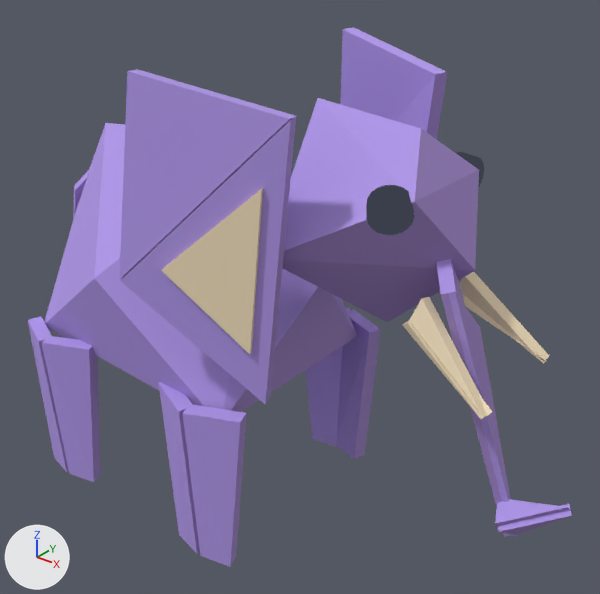
Two versions of the glTF model models/foldlings/foldling_elephant_measurement.glb, one commit apart.
One viewpoint serves both versions: a camera (50 mm lens) standing at (0.0632, -0.0668, 0.0713) and looking at (0.008, 0.0022, 0.0285). The axes (+X, +Y, +Z) are drawn at lower left. The lights are the same throughout. The picture after the commit comes second. Where no turn or scale is listed for an object, it has been applied to the vertices. Vertices at exactly the same position are counted once.

The older version as bpy lines, for what is in view:
```python
me_head = bpy.data.meshes.new('head')
me_head.from_pydata(...)  # 104 vertices, 180 faces; spans x -0.001..0.0223, y -0.012..0.012, z -0.0112..0.015
# faces by material slot: [20, 12, 136, 5, 7]
me_head.materials.append(mat_cream)  # beige #f6e3c0
me_head.materials.append(mat_cream_shade)  # beige #e0caa5
me_head.materials.append(mat_ink)
me_head.materials.append(mat_violet)  # purple #b198ea
me_head.materials.append(mat_violet_shade)  # purple #a187c9
me_leg_bl = bpy.data.meshes.new('leg_bl')
me_leg_bl.from_pydata(...)  # 16 vertices, 24 faces; spans x -0.0063..0.0063, y -0.0034..0.0008, z -0.02..0.001
# faces by material slot: [12, 12]
me_leg_bl.materials.append(mat_violet)  # purple #b198ea
me_leg_bl.materials.append(mat_violet_shade)  # purple #a187c9
me_trunk = bpy.data.meshes.new('trunk')
me_trunk.from_pydata(...)  # 24 vertices, 32 faces; spans x -0.0039..0.0139, y -0.0043..0.0004, z -0.0276..0.005
# faces by material slot: [16, 16]
me_trunk.materials.append(mat_violet)  # purple #b198ea
me_trunk.materials.append(mat_violet_shade)  # purple #a187c9
ob_head = bpy.data.objects.new('head', me_head)
ob_head.parent = ob_body
ob_head.location = (0.018, 0.0, 0.008)
ob_head.rotation_euler = (0.0, -0.067, 0.0)  # degrees (0, -3.8, 0)
ob_leg_bl = bpy.data.objects.new('leg_bl', me_leg_bl)
ob_leg_bl.location = (-0.019, -0.0125, 0.02)
ob_trunk = bpy.data.objects.new('trunk', me_trunk)
ob_trunk.location = (0.0301, 0.0, 0.0381)
# also in view: 'ear_l' at (0.0105, -0.0155, 0.041); 'leg_fr' at (0.006, 0.0138, 0.0105); 'leg_fl' at (0.006, -0.0138, 0.0105); 'ear_r' at (0.0105, 0.0155, 0.041); 'body' at (-0.0108, 0.0, 0.0315)
```
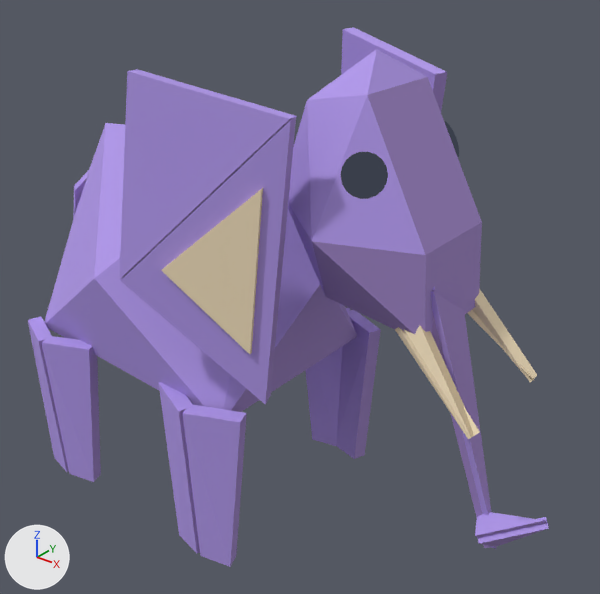
Boxes [x1, y1, x2, y2] around the edits, measured in the pictures (600 x 594 px; the box of a moved part takes in the faces that stretch with it):
'head', reshaped (7% narrower, 21% taller)
    before: [282, 98, 549, 419]
    after: [288, 49, 537, 439]
'trunk', reshaped, moved
    before: [436, 259, 572, 536]
    after: [431, 286, 549, 549]
part 1 of me_head, moved or reshaped
    before: [456, 152, 484, 188]
    after: [444, 121, 459, 157]
part 2 of me_head, rebuilt (27% taller)
    before: [282, 98, 479, 322]
    after: [288, 49, 482, 334]
part 3 of me_head, rebuilt
    before: [402, 320, 492, 419]
    after: [395, 327, 480, 439]
part 4 of me_head, rebuilt
    before: [410, 297, 490, 417]
    after: [404, 325, 474, 438]
part 5 of me_head, rebuilt
    before: [462, 294, 546, 361]
    after: [468, 310, 534, 380]
part 6 of me_head, rebuilt
    before: [460, 272, 549, 364]
    after: [472, 288, 537, 382]
part 7 of me_head, added (blue)
    after: [341, 152, 388, 199]
part 8 of me_head, deleted (blue)
    before: [366, 185, 414, 235]
part 9 of me_trunk, rebuilt
    before: [436, 259, 511, 536]
    after: [432, 286, 491, 548]
part 10 of me_trunk, rebuilt
    before: [498, 504, 572, 535]
    after: [475, 512, 549, 538]
part 11 of me_trunk, rebuilt
    before: [495, 499, 572, 526]
    after: [478, 517, 549, 547]
part 12 of me_trunk, rebuilt (6% taller)
    before: [448, 293, 517, 536]
    after: [431, 291, 496, 549]

Diff of the bpy script that builds the scene:
```diff
--- a/models/foldlings/foldling_elephant_measurement.glb.py
+++ b/models/foldlings/foldling_elephant_measurement.glb.py
@@ me_head @@
 # used by ob_head; parent = ob_body; location = (0.018, 0.0, 0.008); rotation_euler = (0.0, -0.067, 0.0), in degrees (0, -3.8, 0)
-me_head.from_pydata(...)  # 104 vertices, 180 faces; spans x -0.001..0.0223, y -0.012..0.012, z -0.0112..0.015
+me_head.from_pydata(...)  # 111 vertices, 194 faces; spans x -0.001..0.0211, y -0.011..0.011, z -0.0138..0.02
+# me_head part 1: the loose piece of 36 vertices spanning x 0.0096..0.0142, y 0.0046..0.0088, z 0.0048..0.0094 is multiplied about its middle by the matrix ((0.933, -0.083, -0.351), (-0.109, 0.862, -0.494), (0.344, 0.499, 0.795)), then moved by (-0.0027, 0.0, 0.0029)
+# me_head part 2: the loose piece of 8 vertices spanning x -0.001..0.017, y -0.012..0.012, z -0.008..0.015 is rebuilt with 15 vertices and now spans x -0.001..0.0148, y -0.011..0.011, z -0.0061..0.02
+# me_head part 3: the loose piece of 6 vertices spanning x 0.0117..0.0223, y -0.0071..-0.0034, z -0.0112..-0.0041 is rebuilt with 6 vertices and now spans x 0.0095..0.0211, y -0.0071..-0.0038, z -0.0138..-0.0027
+# me_head part 4: the loose piece of 6 vertices spanning x 0.013..0.022, y -0.0072..-0.0033, z -0.0112..-0.0018 is rebuilt with 6 vertices and now spans x 0.0107..0.0209, y -0.0072..-0.0037, z -0.0138..-0.0004
+# me_head part 5: the loose piece of 6 vertices spanning x 0.0117..0.0223, y 0.0034..0.0071, z -0.0112..-0.0041 is rebuilt with 6 vertices and now spans x 0.0095..0.0211, y 0.0038..0.0071, z -0.0138..-0.0027
+# me_head part 6: the loose piece of 6 vertices spanning x 0.013..0.022, y 0.0033..0.0072, z -0.0112..-0.0018 is rebuilt with 6 vertices and now spans x 0.0107..0.0209, y 0.0037..0.0072, z -0.0138..-0.0004
+# me_head part 7: a new loose piece of 36 vertices spanning x 0.0069..0.0115, y -0.0089..-0.0047, z 0.0077..0.0122, in mat_ink
+# me_head part 8: the loose piece of 36 vertices spanning x 0.0096..0.0142, y -0.0088..-0.0046, z 0.0048..0.0094 is deleted
 me_head.materials.append(mat_cream)
@@ me_trunk @@
 # used by ob_trunk; location = (0.0301, 0.0, 0.0381)
-me_trunk.from_pydata(...)  # 24 vertices, 32 faces; spans x -0.0039..0.0139, y -0.0043..0.0004, z -0.0276..0.005
+me_trunk.from_pydata(...)  # 24 vertices, 32 faces; spans x -0.0039..0.0141, y -0.0048..0.0004, z -0.0296..0.004
+# me_trunk part 9: the loose piece of 6 vertices spanning x -0.0039..0.0086, y -0.0043..0.0003, z -0.0276..0.005 is rebuilt with 6 vertices and now spans x -0.0039..0.0087, y -0.0048..0.0004, z -0.0296..0.004
+# me_trunk part 10: the loose piece of 6 vertices spanning x 0.007..0.0139, y -0.0026..0.0004, z -0.0267..-0.0207 is rebuilt with 6 vertices and now spans x 0.0063..0.0139, y -0.0026..0.0004, z -0.0274..-0.0226
+# me_trunk part 11: the loose piece of 6 vertices spanning x 0.0062..0.0137, y -0.0026..0.0004, z -0.0254..-0.0206 is rebuilt with 6 vertices and now spans x 0.0071..0.0141, y -0.0026..0.0004, z -0.0287..-0.0227
+# me_trunk part 12: the loose piece of 6 vertices spanning x -0.0003..0.0087, y -0.0041..0.0001, z -0.0276..0.0002 is rebuilt with 6 vertices and now spans x -0.0001..0.0088, y -0.0044..0.0, z -0.0296..0.0007
 me_trunk.materials.append(mat_violet)
@@ ob_trunk @@
 ob_trunk = bpy.data.objects.new('trunk', me_trunk)
-ob_trunk.location = (0.0301, 0.0, 0.0381)
+ob_trunk.location = (0.0279, 0.0, 0.0373)
```
